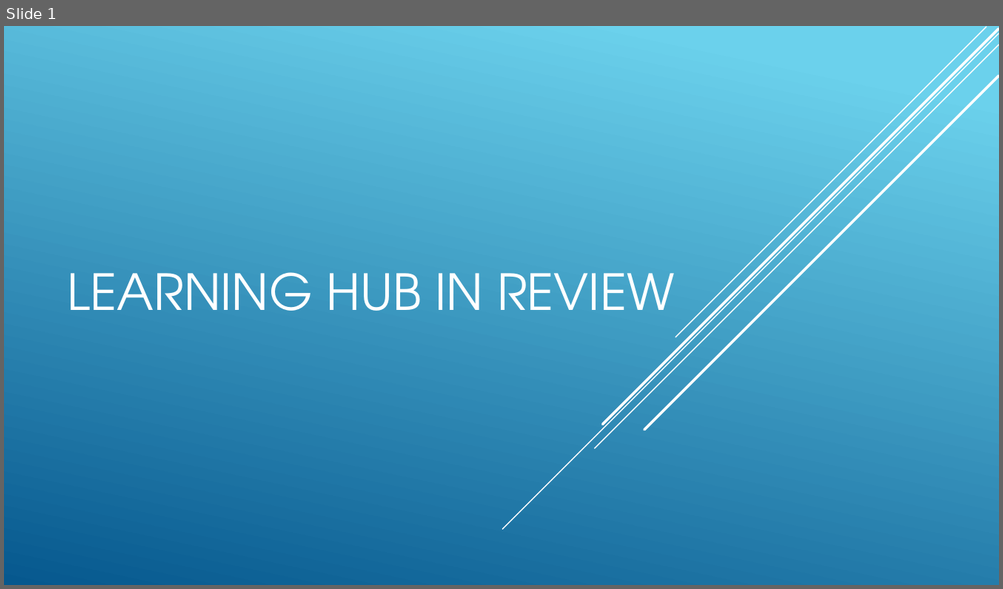
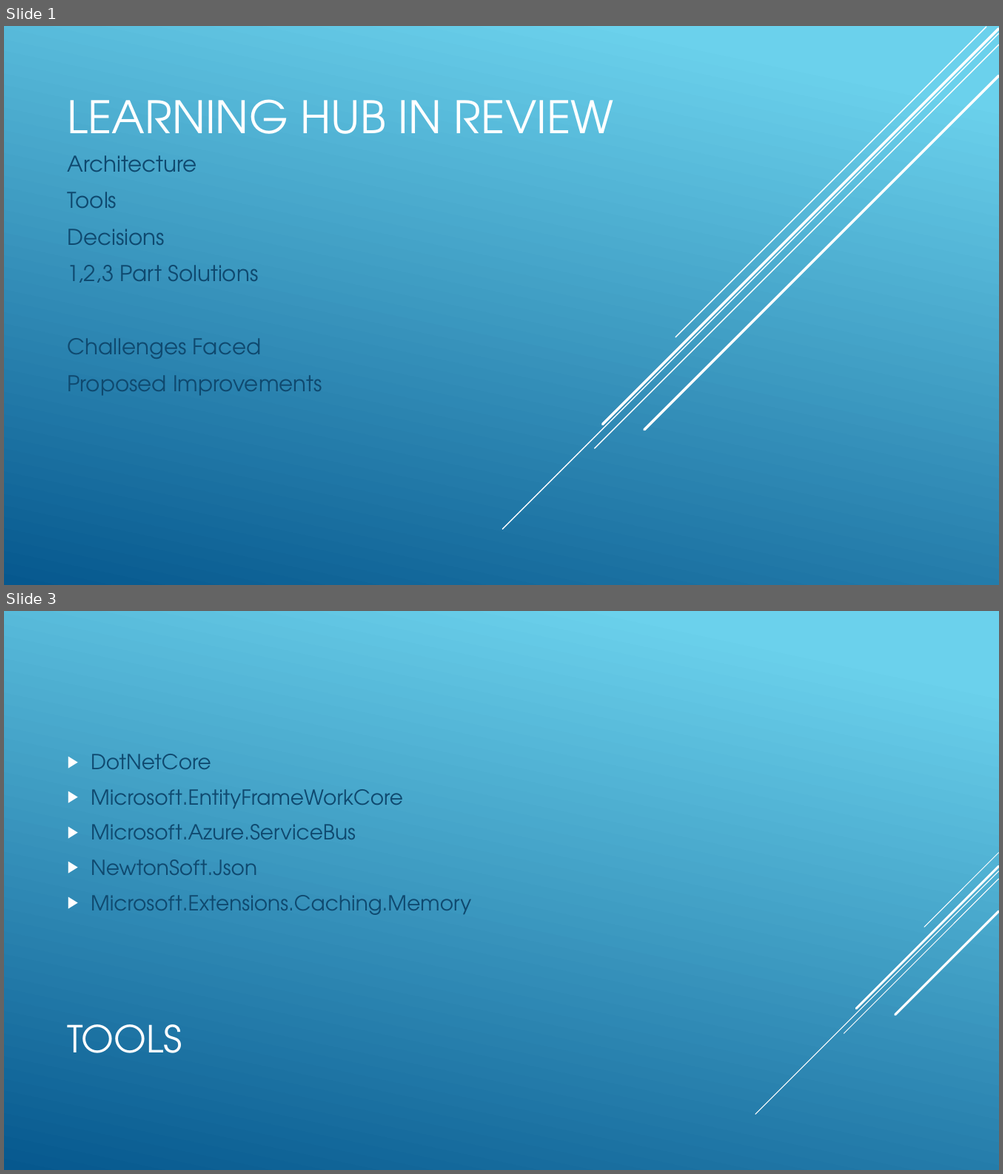
Before and after one commit to FTheron/LearningHub, a slide deck: LearningHubInReview.pptx. Shown one above the other, each under a label of ours: slide 1 before the commit, slides 1 and 3 after it; the slides between them are not shown. The pictures are 1003x589 and 1003x1174 pixels, drawn with LibreOffice and Linux fonts; fonts in the diff are those of the drawing. Boxes give left, top, right and bottom in pixels: in the first picture for what was removed or moved away, otherwise in the second. Text is boxed around its words. In the diff, an @@ line names an element or a change of style, - is before the commit and + after.

```diff
--- a/LearningHubInReview.pptx
+++ b/LearningHubInReview.pptx
@@ slide 3 added at [4,611,999,1170], background gradient #6ED2EB to #06588E @@
@@ text added at [91,754,471,915], 20 pt, text #0F496F @@
+▶ DotNetCore
+▶ Microsoft.EntityFrameWorkCore
+▶ Microsoft.Azure.ServiceBus
+▶ NewtonSoft.Json
+▶ Microsoft.Extensions.Caching.Memory
@@ group added at [755,853,999,1115]: 5 lines @@
@@ title added at [68,1025,182,1054], 36 pt, text #FFFFFF @@
+TOOLS
@@ slide 1 changed as well @@
@@ title "LEARNING HUB IN REVIEW" at [68,99,614,134]: size 48 to 43.2 pt @@
@@ subtitle added at [68,156,322,396], 21 pt, text #0F496F @@
+Architecture
+Tools
+Decisions
+1,2,3 Part Solutions
+Challenges Faced
+Proposed Improvements
```
Also in this commit, not shown: 2 other slides added.
